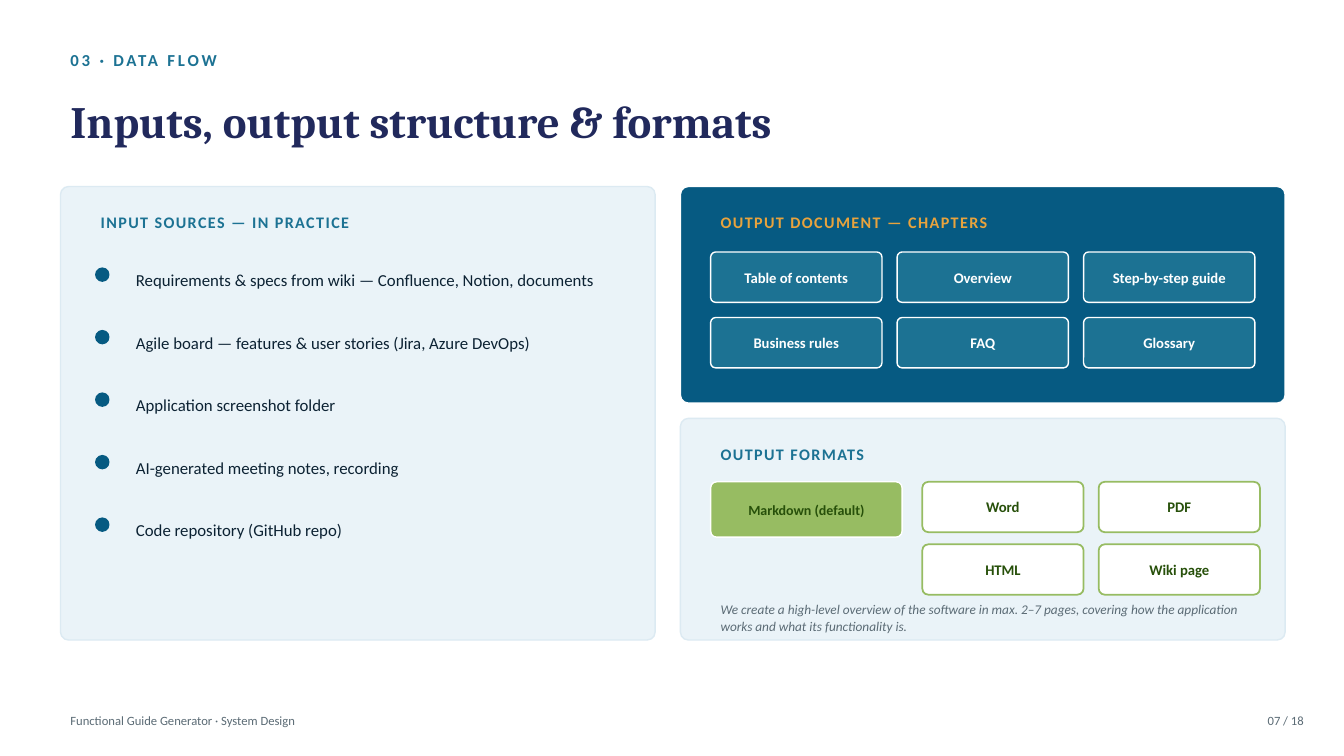
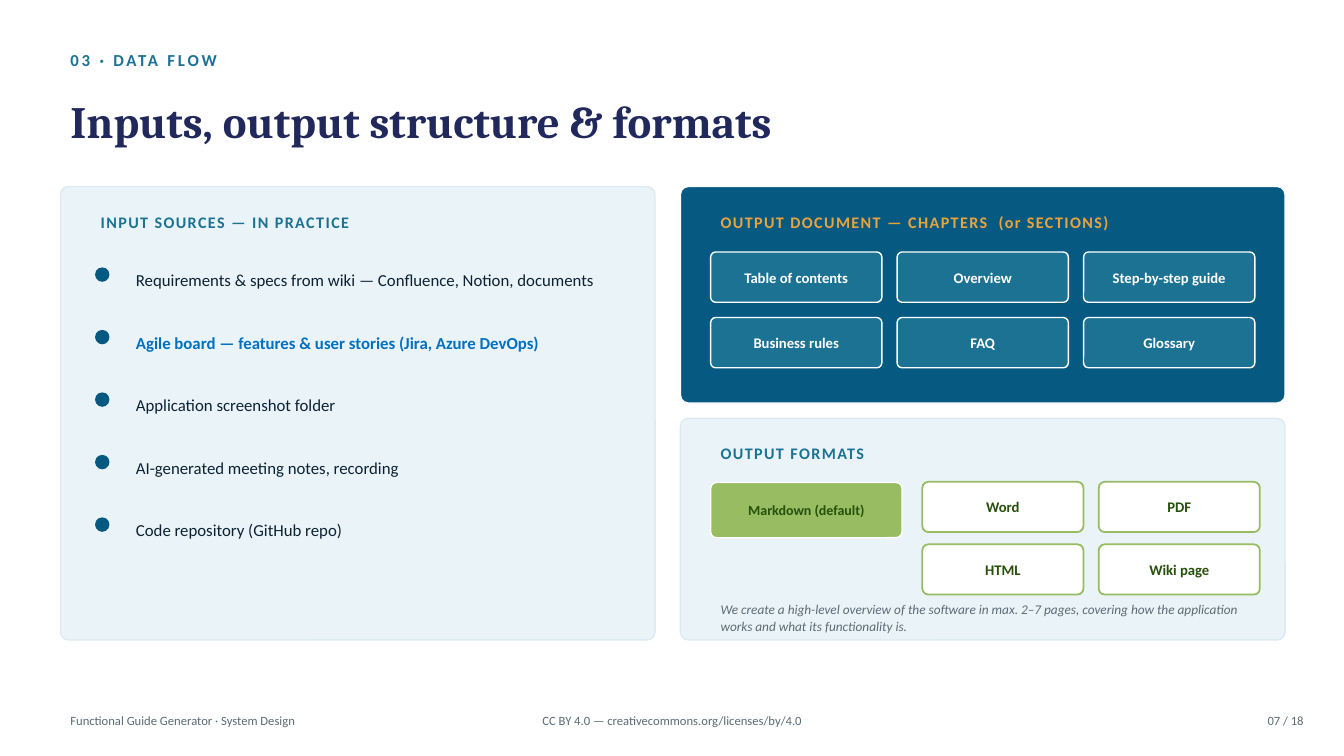
Before and after one commit to fvreys/ai-Functional-guide-generator, a slide deck: slide 7 of docs/Functional_Guide_Generator_System_Design.pptx. Drawn at 1344x756 pixels with LibreOffice and Linux fonts; fonts in the diff are those of the drawing. Boxes give left, top, right and bottom in pixels: in the first picture for what was removed or moved away, otherwise in the second. Text is boxed around its words. In the diff, an @@ line names an element or a change of style, - is before the commit and + after.

Commit message:
System design with slides - v12: Small corrections, including 2-pass generation. Added 2 testdata sets under data. Updated README.md .

```diff
--- a/docs/Functional_Guide_Generator_System_Design.pptx
+++ b/docs/Functional_Guide_Generator_System_Design.pptx
@@ text at <box>721,216,1108,231</box>: text changed @@
-OUTPUT DOCUMENT — CHAPTERS
+OUTPUT DOCUMENT — CHAPTERS (or SECTIONS)
@@ text "Agile board — features & ..." at <box>136,336,539,352</box>: text colour #0C2233 to #0070C0, bold on @@
@@ text added at <box>542,716,801,727</box>, 9 pt, text #5B6B75 @@
+CC BY 4.0 — creativecommons.org/licenses/by/4.0
```
Also in this commit, not shown: 17 other slides changed, 8 other files.
